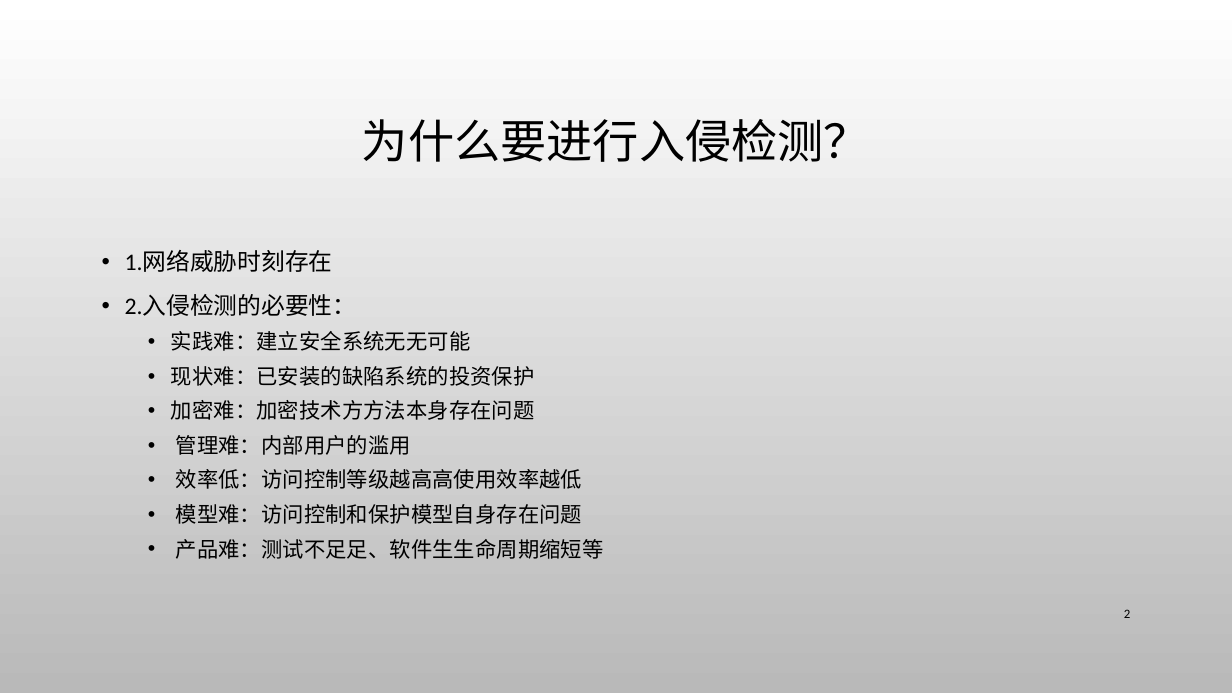
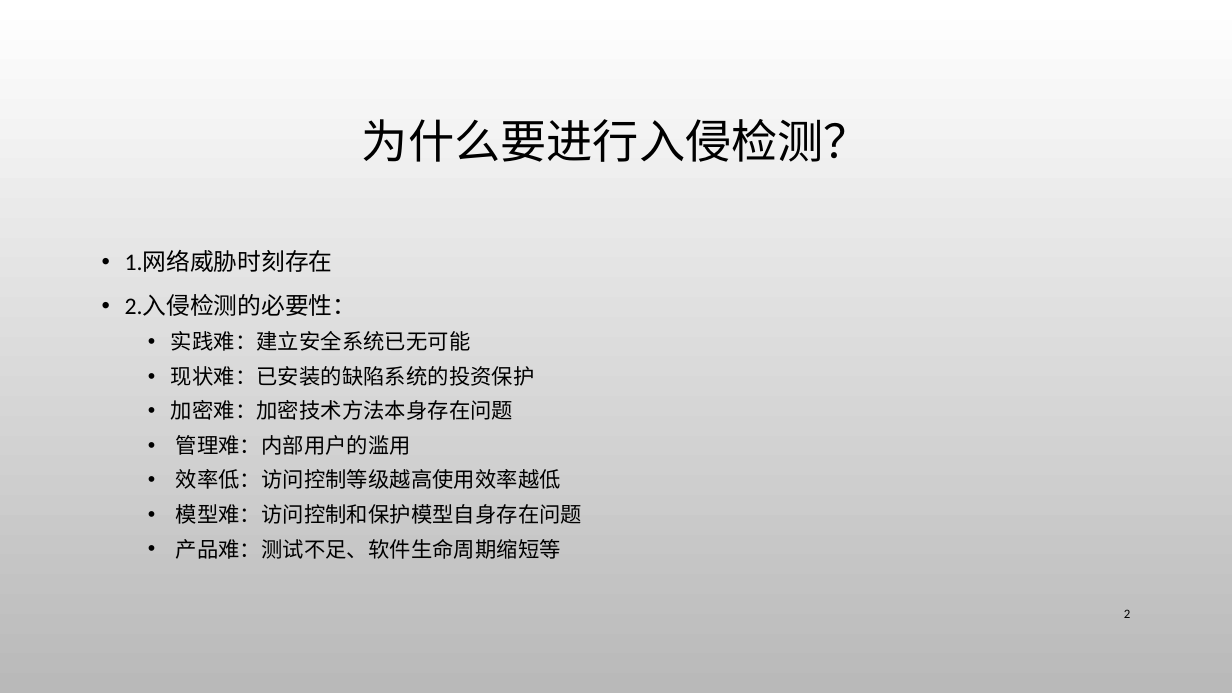
Before and after one commit to CUCCS/ns, a slide deck: slide 2 of 2016-2/HJJ_ZL/flippedclassroom/Snort入侵检测防御系统.pptx. Drawn at 1232x693 pixels with LibreOffice and Linux fonts; fonts in the diff are those of the drawing; background and template pictures are left out. Boxes give left, top, right and bottom in pixels: in the first picture for what was removed or moved away, otherwise in the second. Text is boxed around its words. In the diff, an @@ line names an element or a change of style, - is before the commit and + after.

Commit message:
Snort入侵检测防御系统
修改了之前ppt叙述不准确的地方和文字错误。

```diff
--- a/2016-2/HJJ_ZL/flippedclassroom/Snort入侵检测防御系统.pptx
+++ b/2016-2/HJJ_ZL/flippedclassroom/Snort入侵检测防御系统.pptx
@@ text at (171, 331, 470, 351): text changed @@
-  • 实践难：建立安全系统⽆无可能
+  • 实践难：建立安全系统已无可能
@@ text at (171, 400, 513, 420): text changed @@
-  • 加密难：加密技术⽅方法本身存在问题
+  • 加密难：加密技术方法本身存在问题
@@ text at (176, 469, 561, 489): text changed @@
-  • 效率低：访问控制等级越⾼高使用效率越低
+  • 效率低：访问控制等级越⾼使用效率越低
@@ text at (176, 539, 561, 559): text changed @@
-  • 产品难：测试不⾜足、软件⽣生命周期缩短等
+  • 产品难：测试不⾜、软件⽣命周期缩短等
```
Also in this commit, not shown: 8 other slides changed, 4 slides added.
